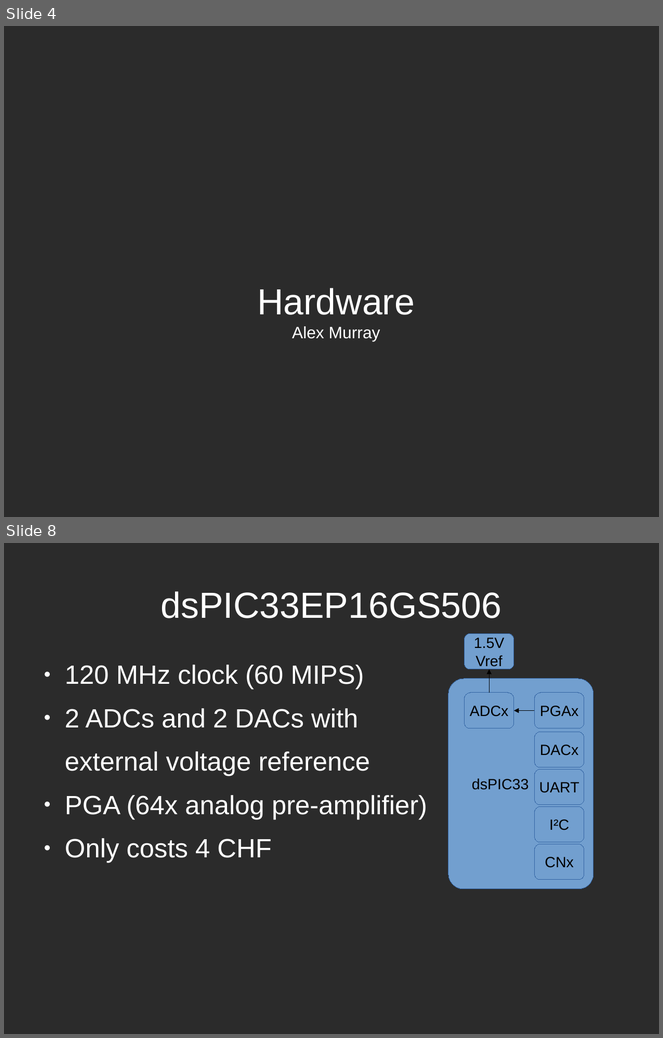
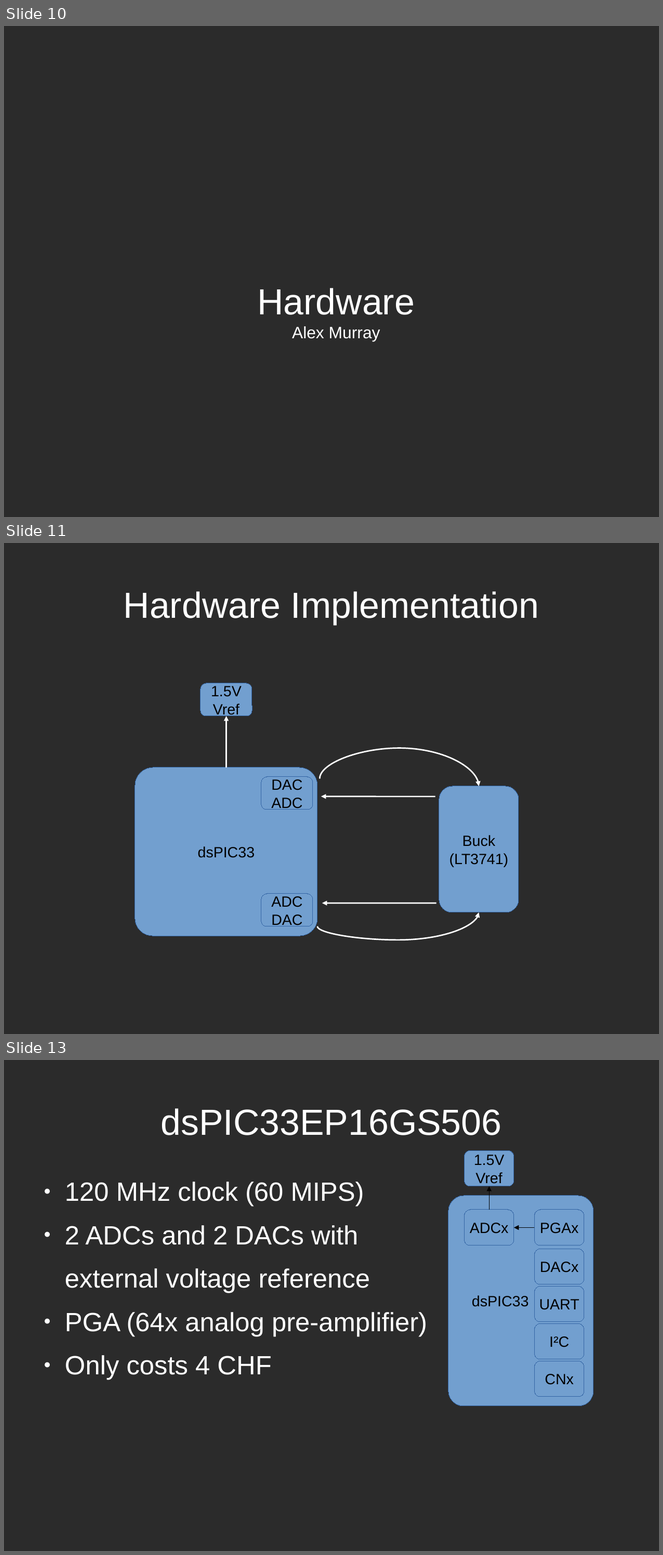
Before and after one commit to TheComet/bat6, a slide deck: doc/presentation/libreoffice/presentation.odp. Shown one above the other, each under a label of ours: slides 4 and 8 before the commit, slides 10, 11 and 13 after it; the slides between them are not shown. The pictures are 663x1038 and 663x1555 pixels, drawn with LibreOffice and Linux fonts; fonts in the diff are those of the drawing; background and template pictures are left out; a plain dark background stands for a picture behind light text. Boxes give left, top, right and bottom in pixels: in the first picture for what was removed or moved away, otherwise in the second. Text is boxed around its words. In the diff, an @@ line names an element or a change of style, - is before the commit and + after.

```diff
--- a/doc/presentation/libreoffice/presentation.odp
+++ b/doc/presentation/libreoffice/presentation.odp
@@ slide 11 added at (4, 543, 659, 1034), background picture (left out) @@
@@ title added at (124, 591, 539, 625), 44 pt, text #FFFFFF @@
+Hardware Implementation
@@ rounded rectangle added at (201, 683, 253, 716), fill #729FCF, outline #3465A4 0 pt, 18 pt, text #000000 @@
+1.5V
+Vref
@@ curved arrow added from (227, 768) to (227, 716), #FFFFFF 1.7 pt @@
@@ curved arrow added from (320, 779) to (479, 786), #FFFFFF 1.7 pt @@
@@ rounded rectangle added at (135, 768, 318, 937), fill #729FCF, outline #3465A4 0 pt, 18 pt, text #000000 @@
+dsPIC33
@@ rounded rectangle added at (261, 777, 313, 810), fill #729FCF, outline #3465A4 0 pt, 18 pt, text #000000 @@
+DAC
+ADC
@@ freeform shape added at (439, 786, 519, 913), fill #729FCF, outline #3465A4 0 pt, 18 pt, text #000000 @@
+Buck
+(LT3741)
@@ curved arrow added from (436, 797) to (322, 797), #FFFFFF 1.7 pt @@
@@ rounded rectangle added at (261, 895, 313, 927), fill #729FCF, outline #3465A4 0 pt, 18 pt, text #000000 @@
+ADC
+DAC
@@ curved arrow added from (318, 926) to (479, 913), #FFFFFF 1.7 pt @@
@@ curved arrow added from (437, 903) to (322, 903), #FFFFFF 1.7 pt @@
@@ what was slide 4 is now slide 10 @@
@@ what was slide 8 is now slide 13 @@
```
Also in this commit, not shown: 3 slides changed, 9 other slides added, 6 slides removed.
